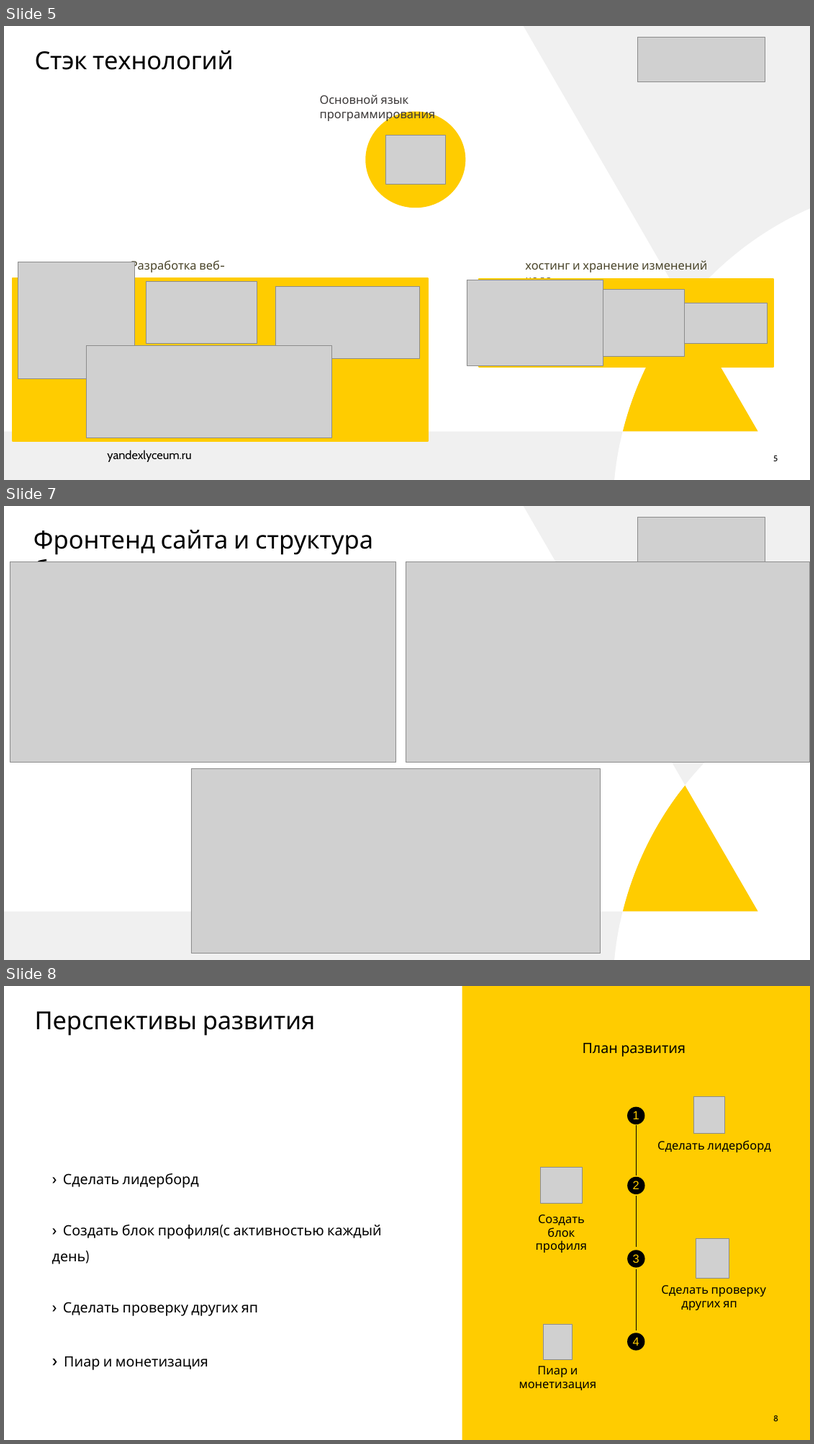
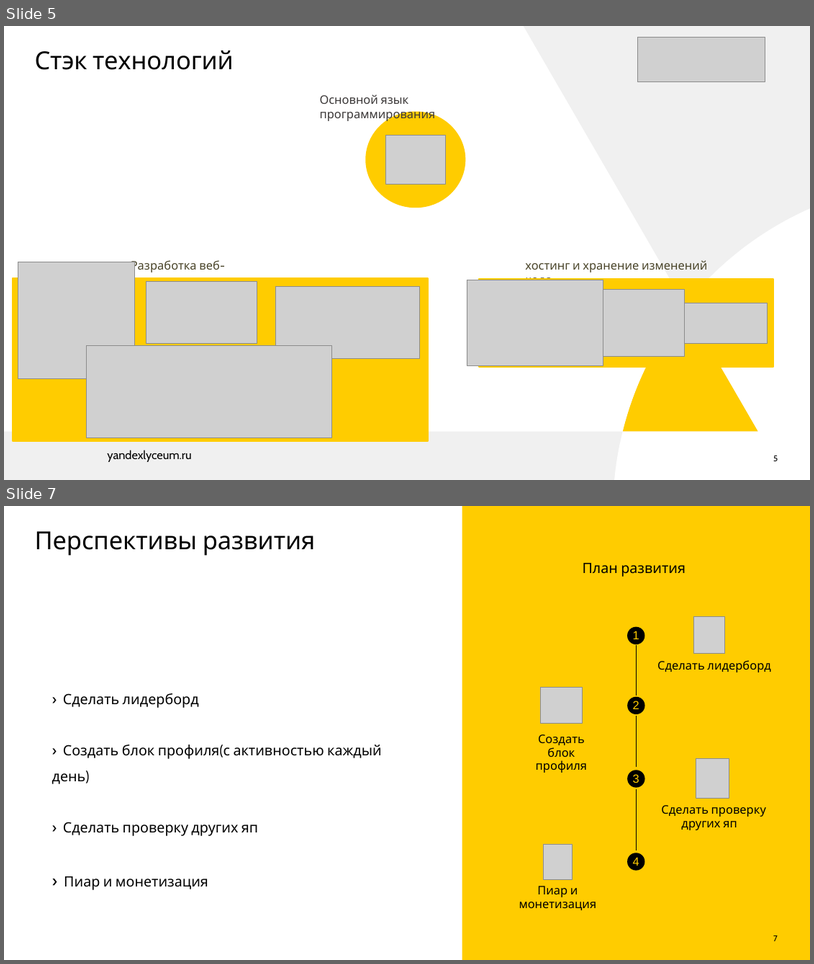
Before and after one commit to RadmirRamazanov/AreteLMS, a slide deck: docs/Presentation.pptx. Shown one above the other, each under a label of ours: slides 5, 7 and 8 before the commit, slides 5 and 7 after it; the slides between them are not shown. The pictures are 814x1444 and 814x964 pixels, drawn with LibreOffice and Linux fonts; fonts in the diff are those of the drawing; grey boxes stand for pictures. Boxes give left, top, right and bottom in pixels: in the first picture for what was removed or moved away, otherwise in the second. Text is boxed around its words. In the diff, an @@ line names an element or a change of style, - is before the commit and + after.

```diff
--- a/docs/Presentation.pptx
+++ b/docs/Presentation.pptx
@@ slide 7 removed at <box>4,506,810,960</box>, background #FFFFFF; not listed: 3 template elements that a slide beside it also shows @@
@@ picture removed at <box>638,517,765,561</box> @@
@@ title removed at <box>34,530,373,562</box> @@
-Фронтенд сайта и структура бэка
@@ picture removed at <box>10,561,396,762</box> @@
@@ picture removed at <box>406,561,810,762</box> @@
@@ picture removed at <box>191,768,600,952</box> @@
@@ what was slide 8 is now slide 7 @@
@@ page number at <box>774,935,778,941</box>: text changed @@
-8
+7
```
Also in this commit, not shown: 2 slides changed, 1 slide added, 1 other slide removed.
